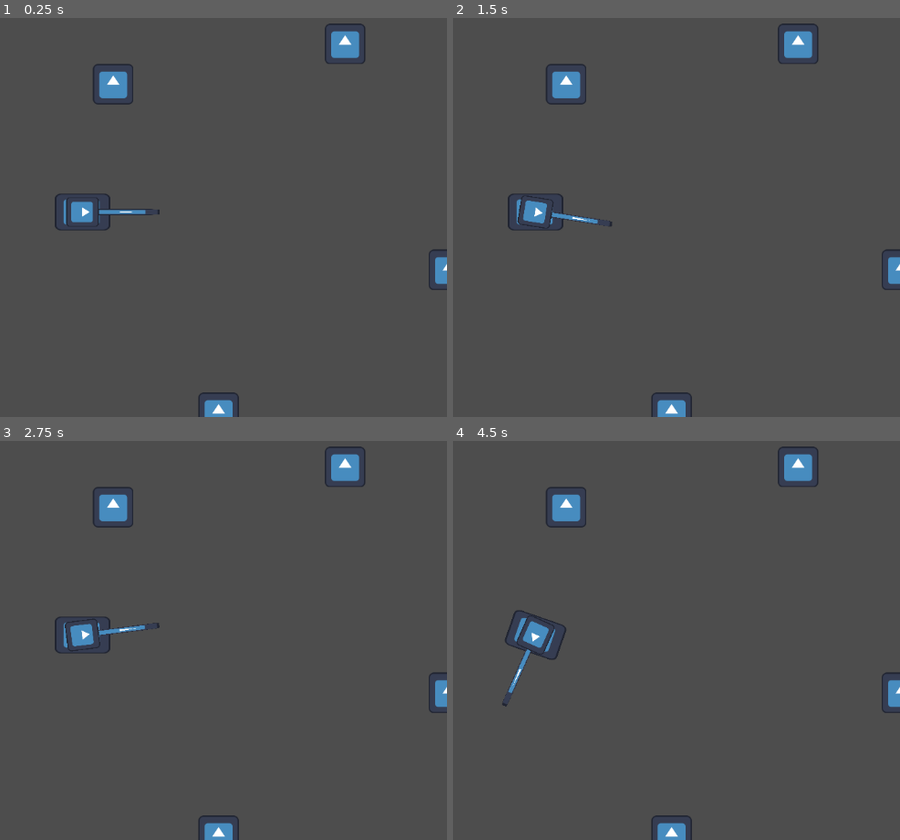
Above: before the commit, frames 1-4 (two rows, left to right).
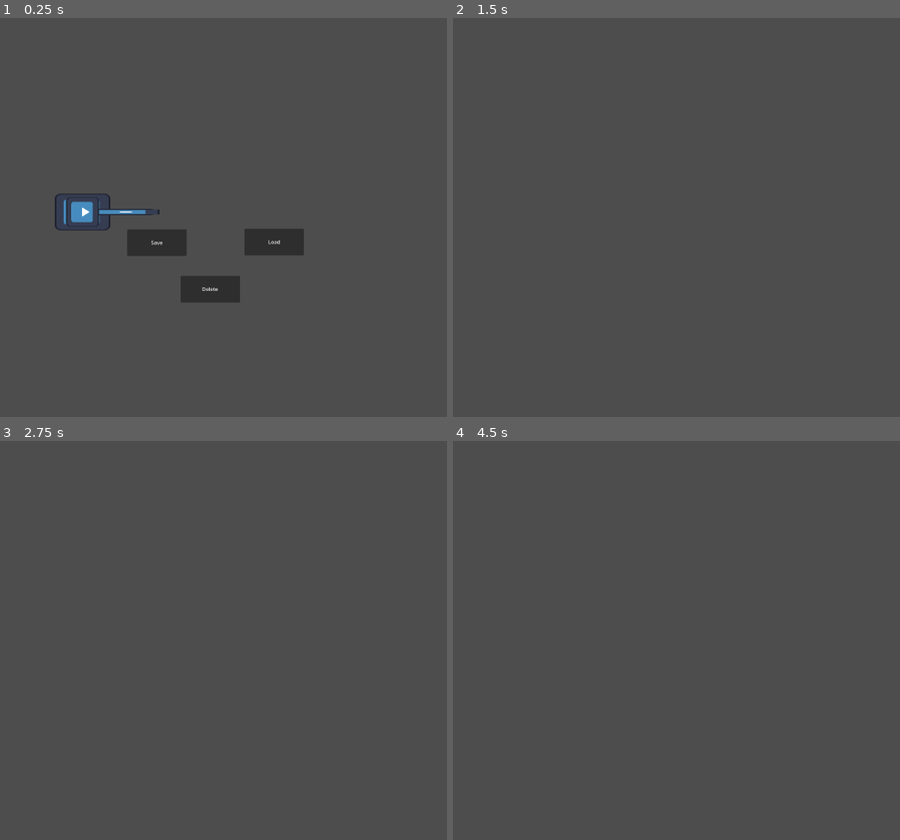
Above: after the commit, the same moments.

Repository: Yorni00/getpoint
Game: Godot game, scene res://Media/Scenes/firstscene.tscn
Two runs of this game, one before a commit and one after it. Both use one fixed random seed, a clock stepped at 60 frames per second and the inputs below. The engine's default icon, where the game draws it, is replaced by a stand-in: a white triangle on a blue panel in a dark square.
Inputs (mouse positions are in pixels of both pictures, inside the frame that each line leads up to):
- Up to frame 1 (0.25 s): no input
- Up to frame 2 (1.5 s): click (609, 241) at 0.5 s, where only the run after the commit has a clickable "Save"; click (725, 241) at 1.25 s, where only the run after the commit has a clickable "Load"
- Up to frame 3 (2.75 s): tap Enter at 2 s; move the mouse to (241, 612) at 2.02 s; tap A (a) at 2.1 s; tap D (d) at 2.3 s
- Up to frame 4 (4.5 s): tap Space at 2.75, 4.25 s; move the mouse to (outside the picture) at 2.77 s; tap D (d) at 2.85 s; tap S (s) at 3.05, 3.6 s; tap Enter at 3.5 s; move the mouse to (609, 544) at 3.52 s; tap W (w) at 3.8, 4.35 s; move the mouse to (497, 716) at 4.27 s

The runs differ from the first frame. In frame 1, 4.3% of the frame differs, in the area x 20-100%, y 1-100%; in frame 2, 2.5%; in frame 3, 2.5%; in frame 4, 2.5%.

Commit message:
0.0.3

Diff:
--- a/Media/Scenes/firstscene.tscn
+++ b/Media/Scenes/firstscene.tscn
@@ -1,37 +1,245 @@
 [gd_scene load_steps=4 format=3 uid="uid://dhq5pscl50o35"]
 
 [ext_resource type="PackedScene" uid="uid://bqsjchjutrl6k" path="res://Media/Scenes/player.tscn" id="1_8ri14"]
-[ext_resource type="PackedScene" uid="uid://b0uxvpvwt5pa7" path="res://Media/Scenes/template_bullet.tscn" id="2_oeuxp"]
-[ext_resource type="Texture2D" uid="uid://bcl5mka8ijb4d" path="res://icon.svg" id="3_b6ajx"]
+[ext_resource type="Script" path="res://Media/Scripts/firstscene.gd" id="1_bopbu"]
+[ext_resource type="PackedScene" uid="uid://cjqv224r2w2ou" path="res://Media/Scenes/nav_reg.tscn" id="3_ey4bo"]
 
 [node name="firstscene" type="Node2D"]
-
-[node name="Player" parent="." instance=ExtResource("1_8ri14")]
+script = ExtResource("1_bopbu")
+
+[node name="Session" type="Node" parent="." groups=["Staged"]]
+
+[node name="Player" parent="Session" instance=ExtResource("1_8ri14")]
 position = Vector2(233, 313)
 
-[node name="template_bullet" parent="." instance=ExtResource("2_oeuxp")]
-position = Vector2(233, 173)
-
-[node name="Icon" type="Sprite2D" parent="."]
-position = Vector2(330, -91)
-texture = ExtResource("3_b6ajx")
-
-[node name="Icon2" type="Sprite2D" parent="."]
-position = Vector2(663, 948)
-texture = ExtResource("3_b6ajx")
-
-[node name="Icon3" type="Sprite2D" parent="."]
-position = Vector2(1391, 496)
-texture = ExtResource("3_b6ajx")
-
-[node name="Icon4" type="Sprite2D" parent="."]
-position = Vector2(1063, -218)
-texture = ExtResource("3_b6ajx")
-
-[node name="Icon5" type="Sprite2D" parent="."]
-position = Vector2(2133, 981)
-texture = ExtResource("3_b6ajx")
-
-[node name="Icon6" type="Sprite2D" parent="."]
-position = Vector2(1928, -232)
-texture = ExtResource("3_b6ajx")
+[node name="NavRegs" type="Node2D" parent="Session"]
+
+[node name="NavReg" parent="Session/NavRegs" instance=ExtResource("3_ey4bo")]
+position = Vector2(1.52588e-05, 7.62939e-06)
+scale = Vector2(5, 5)
+
+[node name="NavReg2" parent="Session/NavRegs" instance=ExtResource("3_ey4bo")]
+position = Vector2(320, 4.54747e-13)
+scale = Vector2(5, 5)
+
+[node name="NavReg3" parent="Session/NavRegs" instance=ExtResource("3_ey4bo")]
+position = Vector2(640, 2.71051e-20)
+scale = Vector2(5, 5)
+
+[node name="NavReg4" parent="Session/NavRegs" instance=ExtResource("3_ey4bo")]
+position = Vector2(960, 1.61559e-27)
+scale = Vector2(5, 5)
+
+[node name="NavReg5" parent="Session/NavRegs" instance=ExtResource("3_ey4bo")]
+position = Vector2(9.09495e-13, 320)
+scale = Vector2(5, 5)
+
+[node name="NavReg8" parent="Session/NavRegs" instance=ExtResource("3_ey4bo")]
+position = Vector2(960, 320)
+scale = Vector2(5, 5)
+
+[node name="NavReg9" parent="Session/NavRegs" instance=ExtResource("3_ey4bo")]
+position = Vector2(5.42101e-20, 640)
+scale = Vector2(5, 5)
+
+[node name="NavReg10" parent="Session/NavRegs" instance=ExtResource("3_ey4bo")]
+position = Vector2(320, 640)
+scale = Vector2(5, 5)
+
+[node name="NavReg11" parent="Session/NavRegs" instance=ExtResource("3_ey4bo")]
+position = Vector2(640, 640)
+scale = Vector2(5, 5)
+
+[node name="NavReg12" parent="Session/NavRegs" instance=ExtResource("3_ey4bo")]
+position = Vector2(960, 640)
+scale = Vector2(5, 5)
+
+[node name="NavReg6" parent="Session/NavRegs" instance=ExtResource("3_ey4bo")]
+position = Vector2(1280, -640)
+scale = Vector2(5, 5)
+
+[node name="NavReg7" parent="Session/NavRegs" instance=ExtResource("3_ey4bo")]
+position = Vector2(1600, -640)
+scale = Vector2(5, 5)
+
+[node name="NavReg13" parent="Session/NavRegs" instance=ExtResource("3_ey4bo")]
+position = Vector2(1920, -640)
+scale = Vector2(5, 5)
+
+[node name="NavReg14" parent="Session/NavRegs" instance=ExtResource("3_ey4bo")]
+position = Vector2(2240, -640)
+scale = Vector2(5, 5)
+
+[node name="NavReg15" parent="Session/NavRegs" instance=ExtResource("3_ey4bo")]
+position = Vector2(1280, -320)
+scale = Vector2(5, 5)
+
+[node name="NavReg16" parent="Session/NavRegs" instance=ExtResource("3_ey4bo")]
+position = Vector2(2240, -320)
+scale = Vector2(5, 5)
+
+[node name="NavReg17" parent="Session/NavRegs" instance=ExtResource("3_ey4bo")]
+position = Vector2(1280, -1.61559e-27)
+scale = Vector2(5, 5)
+
+[node name="NavReg18" parent="Session/NavRegs" instance=ExtResource("3_ey4bo")]
+position = Vector2(1600, -1.61559e-27)
+scale = Vector2(5, 5)
+
+[node name="NavReg19" parent="Session/NavRegs" instance=ExtResource("3_ey4bo")]
+position = Vector2(1920, -1.61559e-27)
+scale = Vector2(5, 5)
+
+[node name="NavReg20" parent="Session/NavRegs" instance=ExtResource("3_ey4bo")]
+position = Vector2(2240, -1.61559e-27)
+scale = Vector2(5, 5)
+
+[node name="NavReg21" parent="Session/NavRegs" instance=ExtResource("3_ey4bo")]
+position = Vector2(2240, 320)
+scale = Vector2(5, 5)
+
+[node name="NavReg22" parent="Session/NavRegs" instance=ExtResource("3_ey4bo")]
+position = Vector2(2560, 320)
+scale = Vector2(5, 5)
+
+[node name="NavReg23" parent="Session/NavRegs" instance=ExtResource("3_ey4bo")]
+position = Vector2(2880, 320)
+scale = Vector2(5, 5)
+
+[node name="NavReg24" parent="Session/NavRegs" instance=ExtResource("3_ey4bo")]
+position = Vector2(3200, 320)
+scale = Vector2(5, 5)
+
+[node name="NavReg25" parent="Session/NavRegs" instance=ExtResource("3_ey4bo")]
+position = Vector2(2240, 640)
+scale = Vector2(5, 5)
+
+[node name="NavReg26" parent="Session/NavRegs" instance=ExtResource("3_ey4bo")]
+position = Vector2(3200, 640)
+scale = Vector2(5, 5)
+
+[node name="NavReg27" parent="Session/NavRegs" instance=ExtResource("3_ey4bo")]
+position = Vector2(2240, 960)
+scale = Vector2(5, 5)
+
+[node name="NavReg28" parent="Session/NavRegs" instance=ExtResource("3_ey4bo")]
+position = Vector2(2560, 960)
+scale = Vector2(5, 5)
+
+[node name="NavReg29" parent="Session/NavRegs" instance=ExtResource("3_ey4bo")]
+position = Vector2(2880, 960)
+scale = Vector2(5, 5)
+
+[node name="NavReg30" parent="Session/NavRegs" instance=ExtResource("3_ey4bo")]
+position = Vector2(3200, 960)
+scale = Vector2(5, 5)
+
+[node name="NavReg31" parent="Session/NavRegs" instance=ExtResource("3_ey4bo")]
+position = Vector2(1280, 1280)
+scale = Vector2(5, 5)
+
+[node name="NavReg32" parent="Session/NavRegs" instance=ExtResource("3_ey4bo")]
+position = Vector2(1600, 1280)
+scale = Vector2(5, 5)
+
+[node name="NavReg33" parent="Session/NavRegs" instance=ExtResource("3_ey4bo")]
+position = Vector2(1920, 1280)
+scale = Vector2(5, 5)
+
+[node name="NavReg34" parent="Session/NavRegs" instance=ExtResource("3_ey4bo")]
+position = Vector2(2240, 1280)
+scale = Vector2(5, 5)
+
+[node name="NavReg35" parent="Session/NavRegs" instance=ExtResource("3_ey4bo")]
+position = Vector2(1280, 1600)
+scale = Vector2(5, 5)
+
+[node name="NavReg36" parent="Session/NavRegs" instance=ExtResource("3_ey4bo")]
+position = Vector2(2240, 1600)
+scale = Vector2(5, 5)
+
+[node name="NavReg37" parent="Session/NavRegs" instance=ExtResource("3_ey4bo")]
+position = Vector2(1280, 1920)
+scale = Vector2(5, 5)
+
+[node name="NavReg38" parent="Session/NavRegs" instance=ExtResource("3_ey4bo")]
+position = Vector2(1600, 1920)
+scale = Vector2(5, 5)
+
+[node name="NavReg39" parent="Session/NavRegs" instance=ExtResource("3_ey4bo")]
+position = Vector2(1920, 1920)
+scale = Vector2(5, 5)
+
+[node name="NavReg40" parent="Session/NavRegs" instance=ExtResource("3_ey4bo")]
+position = Vector2(2240, 1920)
+scale = Vector2(5, 5)
+
+[node name="NavReg41" parent="Session/NavRegs" instance=ExtResource("3_ey4bo")]
+position = Vector2(9.53674e-07, 1920)
+scale = Vector2(5, 5)
+
+[node name="NavReg42" parent="Session/NavRegs" instance=ExtResource("3_ey4bo")]
+position = Vector2(320, 1920)
+scale = Vector2(5, 5)
+
+[node name="NavReg43" parent="Session/NavRegs" instance=ExtResource("3_ey4bo")]
+position = Vector2(640, 1920)
+scale = Vector2(5, 5)
+
+[node name="NavReg44" parent="Session/NavRegs" instance=ExtResource("3_ey4bo")]
+position = Vector2(960, 1920)
+scale = Vector2(5, 5)
+
+[node name="NavReg45" parent="Session/NavRegs" instance=ExtResource("3_ey4bo")]
+position = Vector2(9.53674e-07, 2240)
+scale = Vector2(5, 5)
+
+[node name="NavReg46" parent="Session/NavRegs" instance=ExtResource("3_ey4bo")]
+position = Vector2(960, 2240)
+scale = Vector2(5, 5)
+
+[node name="NavReg47" parent="Session/NavRegs" instance=ExtResource("3_ey4bo")]
+position = Vector2(9.53674e-07, 2560)
+scale = Vector2(5, 5)
+
+[node name="NavReg48" parent="Session/NavRegs" instance=ExtResource("3_ey4bo")]
+position = Vector2(320, 2560)
+scale = Vector2(5, 5)
+
+[node name="NavReg49" parent="Session/NavRegs" instance=ExtResource("3_ey4bo")]
+position = Vector2(640, 2560)
+scale = Vector2(5, 5)
+
+[node name="NavReg50" parent="Session/NavRegs" instance=ExtResource("3_ey4bo")]
+position = Vector2(960, 2560)
+scale = Vector2(5, 5)
+
+[node name="NavigationAgent2D" type="NavigationAgent2D" parent="Session"]
+path_max_distance = 500.0
+debug_enabled = true
+
+[node name="Save" type="Button" parent="."]
+offset_left = 374.0
+offset_top = 368.0
+offset_right = 562.0
+offset_bottom = 452.0
+text = "Save"
+
+[node name="Load" type="Button" parent="."]
+offset_left = 745.0
+offset_top = 366.0
+offset_right = 933.0
+offset_bottom = 450.0
+text = "Load
+"
+
+[node name="Delete" type="Button" parent="."]
+offset_left = 543.0
+offset_top = 515.0
+offset_right = 731.0
+offset_bottom = 599.0
+text = "Delete"
+
+[connection signal="pressed" from="Save" to="." method="_on_save_pressed"]
+[connection signal="pressed" from="Load" to="." method="_on_load_pressed"]
+[connection signal="pressed" from="Delete" to="." method="_on_delete_pressed"]
--- /dev/null
+++ b/Media/Scenes/nav_reg.tscn
@@ -0,0 +1,9 @@
+[gd_scene load_steps=2 format=3 uid="uid://cjqv224r2w2ou"]
+
+[sub_resource type="NavigationPolygon" id="NavigationPolygon_t5s0p"]
+vertices = PackedVector2Array(0, 64, 0, 0, 64, 0, 64, 64)
+polygons = Array[PackedInt32Array]([PackedInt32Array(0, 1, 2, 3)])
+outlines = Array[PackedVector2Array]([PackedVector2Array(64, 64, 64, 0, 0, 0, 0, 64)])
+
+[node name="NavReg" type="NavigationRegion2D"]
+navigation_polygon = SubResource("NavigationPolygon_t5s0p")
--- /dev/null
+++ b/Media/Scripts/bb.gd
@@ -0,0 +1,11 @@
+extends CharacterBody2D
+var speed = 200
+var accel = 7
+@onready var na = get_parent().get_node("NavigationAgent2D")
+func _physics_process(delta):
+	var direction = Vector3()
+	na.target_position = get_global_mouse_position()
+	direction = na.get_next_path_position() - global_position
+	direction = direction.normalized()
+	velocity = velocity.lerp(direction * speed, accel * delta)
+	move_and_slide()
--- /dev/null
+++ b/Media/Scripts/firstscene.gd
@@ -0,0 +1,34 @@
+extends Node2D
+
+func get_childs(_node):
+	var deti = _node.get_child_count()
+	var package = PackedScene.new()
+	for i in deti:
+		package.pack(_node.get_child(i))
+	return package
+
+
+
+
+func _on_save_pressed():
+	var Package = PackedScene.new()
+	if $Session:
+		var result = Package.pack($Session)
+		if result == OK:
+			var er = ResourceSaver.save(Package, "user://scene.tscn")
+			if er != OK:
+				print("Error.")
+		else:
+			print("Package has not created.")
+	else:
+		print("Session does not exist.")
+
+
+
+
+func _on_load_pressed():
+	get_tree().change_scene_to_file("user://scene.tscn")
+
+
+func _on_delete_pressed():
+	pass # Replace with function body.
